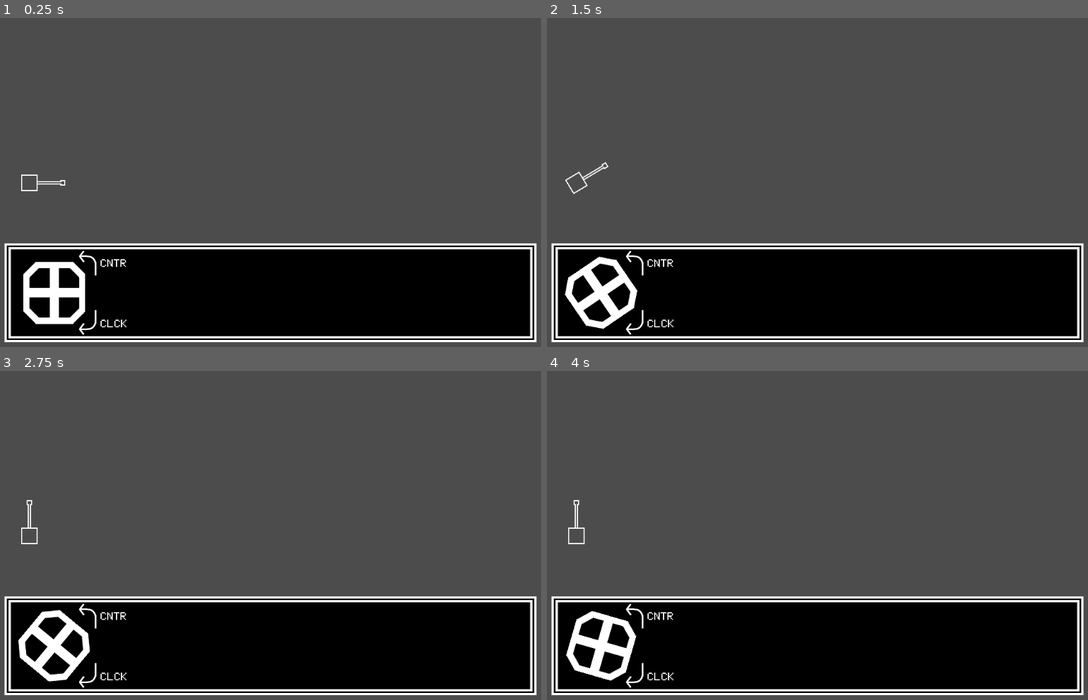
Above: before the commit, frames 1-4 (two rows, left to right).
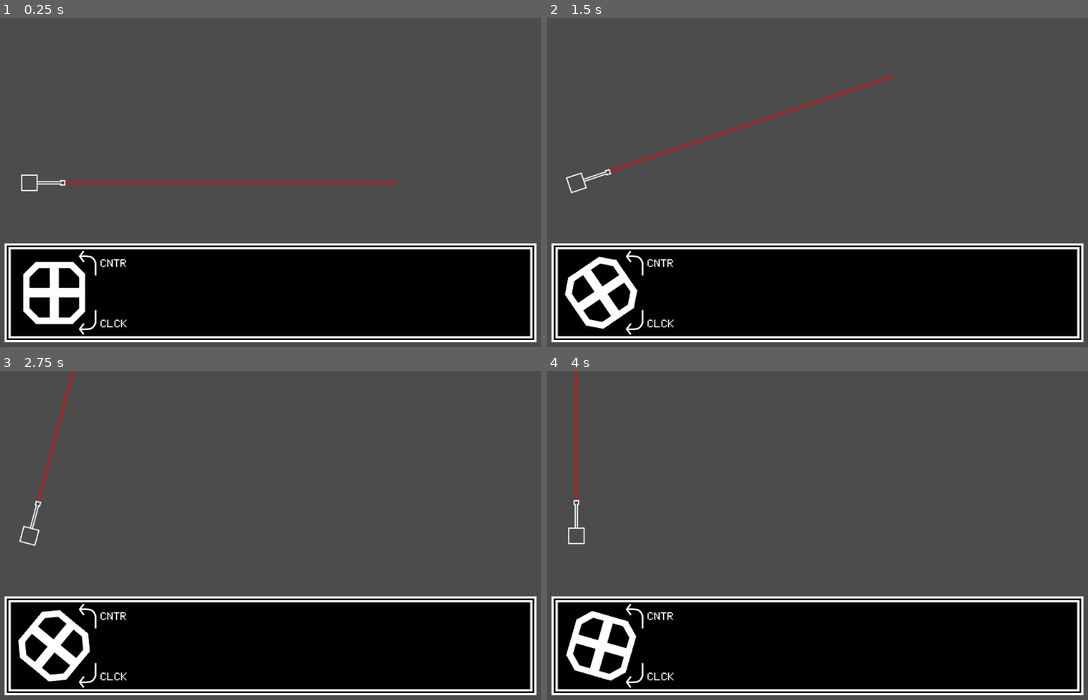
Above: after the commit, the same moments.

Repository: CluckeyMcCormick/fictional-guacamole
Game: Godot game, scene res://scenes/Main.tscn
Same seed, same stepped clock (60 frames per second), same inputs: the game is played once before the commit and once after it.
Inputs (mouse positions are in pixels of both pictures, inside the frame that each line leads up to):
- Up to frame 1 (0.25 s): no input
- Up to frame 2 (1.5 s): click (601, 294) at 0.5 s; tap Enter at 1.25 s; move the mouse to (941, 166) at 1.27 s; hold Q (range_up, bound only after the commit) from 1.28 s (still down)
- Up to frame 3 (2.75 s): move the mouse to (156, 551) at 2.02 s; release Q (range_up, bound only after the commit) at 2.03 s; hold E (range_down, bound only after the commit) from 2.03 s (still down)
- Up to frame 4 (4 s): move the mouse to (871, 463) at 2.77 s; release E (range_down, bound only after the commit) at 2.78 s; hold Q (range_up, bound only after the commit) from 2.78 s (still down); move the mouse to (790, 601) at 3.52 s

The runs differ from the first frame. In frame 1, 0.5% of the frame differs, in the area x 12-74%, y 49-51%; in frame 2, 0.8%, in the area x 3-65%, y 17-54%; in frame 3, 0.4%; in frame 4, 0.3%.

Commit message:
Add a shell path polygon to our turret
Given the sort of scale that I'm aiming for towards the end of this
prototype, the turret itself is going to be very tiny. Using the
barrel as the primary aiming device would be... ineffective.

To compensate, I've added a 'ShellPath', which illustrates the path
the shell will take. I've also added controls for increasing and
decreasing the path's length.

I also moved the Turret scene into it's own folder - so despite what
the commit claims, I didn't REALLY delete it.

Diff:
--- a/godot/project.godot
+++ b/godot/project.godot
@@ -21,14 +21,14 @@
 
 [input]
 
-tr_rotate_clockwise={
+range_up={
+"deadzone": 0.5,
+"events": [ Object(InputEventKey,"resource_local_to_scene":false,"resource_name":"","device":0,"alt":false,"shift":false,"control":false,"meta":false,"command":false,"pressed":false,"scancode":81,"unicode":0,"echo":false,"script":null)
+ ]
+}
+range_down={
 "deadzone": 0.5,
 "events": [ Object(InputEventKey,"resource_local_to_scene":false,"resource_name":"","device":0,"alt":false,"shift":false,"control":false,"meta":false,"command":false,"pressed":false,"scancode":69,"unicode":0,"echo":false,"script":null)
- ]
-}
-tr_rotate_counterwise={
-"deadzone": 0.5,
-"events": [ Object(InputEventKey,"resource_local_to_scene":false,"resource_name":"","device":0,"alt":false,"shift":false,"control":false,"meta":false,"command":false,"pressed":false,"scancode":81,"unicode":0,"echo":false,"script":null)
  ]
 }
 
--- a/godot/scenes/Main.gd
+++ b/godot/scenes/Main.gd
@@ -4,7 +4,7 @@
 # var a = 2
 # var b = "text"
 
-const TURRET_VELO_RETENTION_PERCENTAGE = 0.25
+const TURRET_VELO_RETENTION_PERCENTAGE = 0.15
 var turret_velo = 0
 
 # Called when the node enters the scene tree for the first time.
--- a/godot/scenes/Main.tscn
+++ b/godot/scenes/Main.tscn
@@ -1,7 +1,7 @@
 [gd_scene load_steps=4 format=2]
 
 [ext_resource path="res://scenes/Main.gd" type="Script" id=1]
-[ext_resource path="res://scenes/Turret.tscn" type="PackedScene" id=2]
+[ext_resource path="res://scenes/Turret/Turret.tscn" type="PackedScene" id=2]
 [ext_resource path="res://scenes/GUI/GUI.tscn" type="PackedScene" id=3]
 
 [node name="Node" type="Node"]
--- a/godot/scenes/Turret.gd
+++ /dev/null
@@ -1,9 +0,0 @@
-extends Sprite
-
-# Called when the node enters the scene tree for the first time.
-func _ready():
-    pass # Replace with function body.
-
-# Called every frame. 'delta' is the elapsed time since the previous frame.
-func _process(delta):
-    pass
--- a/godot/scenes/Turret.tscn
+++ /dev/null
@@ -1,7 +0,0 @@
-[gd_scene load_steps=2 format=2]
-
-[ext_resource path="res://assets/tank_turret.png" type="Texture" id=1]
-
-[node name="Turret" type="Sprite"]
-texture = ExtResource( 1 )
-offset = Vector2( 0, -25 )
--- /dev/null
+++ b/godot/scenes/Turret/ShellPath.gd
@@ -0,0 +1,17 @@
+extends Polygon2D
+
+# What's the origin on our shell trail?
+const SHELL_PATH_ORIGIN = Vector2(-3, -66)
+# How thick is our shell path polygon?
+const SHELL_PATH_WIDTH = 6
+
+# Redraw our shell's path, given the new range
+func redraw_shell_path(shell_range):
+    var new_path = [
+        SHELL_PATH_ORIGIN,
+        SHELL_PATH_ORIGIN + Vector2(SHELL_PATH_WIDTH, 0),
+        SHELL_PATH_ORIGIN + Vector2(SHELL_PATH_WIDTH, shell_range),
+        SHELL_PATH_ORIGIN + Vector2(0, shell_range)
+    ]
+    print(new_path)
+    self.set_polygon(new_path)
--- /dev/null
+++ b/godot/scenes/Turret/Turret.gd
@@ -0,0 +1,25 @@
+extends Sprite
+
+# What's the shortest possible range?
+const SHELL_RANGE_MIN = -600
+# What's the maximum possible range?
+const SHELL_RANGE_MAX = -5
+# When the range goes up, how much does it go up by
+const SHELL_RANGE_STEP = 5
+# What's our current shell range?
+var shell_range = SHELL_RANGE_MIN
+
+# Called when the node enters the scene tree for the first time.
+func _ready():
+    $ShellPath.redraw_shell_path(shell_range)
+
+func _process(delta):
+    if Input.is_action_pressed("range_up"):
+        shell_range += SHELL_RANGE_STEP
+        shell_range = clamp(shell_range, SHELL_RANGE_MIN, SHELL_RANGE_MAX)
+        $ShellPath.redraw_shell_path(shell_range)
+
+    elif Input.is_action_pressed("range_down"):
+        shell_range -= SHELL_RANGE_STEP
+        shell_range = clamp(shell_range, SHELL_RANGE_MIN, SHELL_RANGE_MAX)
+        $ShellPath.redraw_shell_path(shell_range)
--- /dev/null
+++ b/godot/scenes/Turret/Turret.tscn
@@ -0,0 +1,15 @@
+[gd_scene load_steps=4 format=2]
+
+[ext_resource path="res://assets/tank_turret.png" type="Texture" id=1]
+[ext_resource path="res://scenes/Turret/Turret.gd" type="Script" id=2]
+[ext_resource path="res://scenes/Turret/ShellPath.gd" type="Script" id=3]
+
+[node name="Turret" type="Sprite"]
+texture = ExtResource( 1 )
+offset = Vector2( 0, -25 )
+script = ExtResource( 2 )
+
+[node name="ShellPath" type="Polygon2D" parent="."]
+color = Color( 1, 0, 0, 0.392157 )
+polygon = PoolVector2Array( -10, -180, 10, -180, 10, -170, -10, -170 )
+script = ExtResource( 3 )
